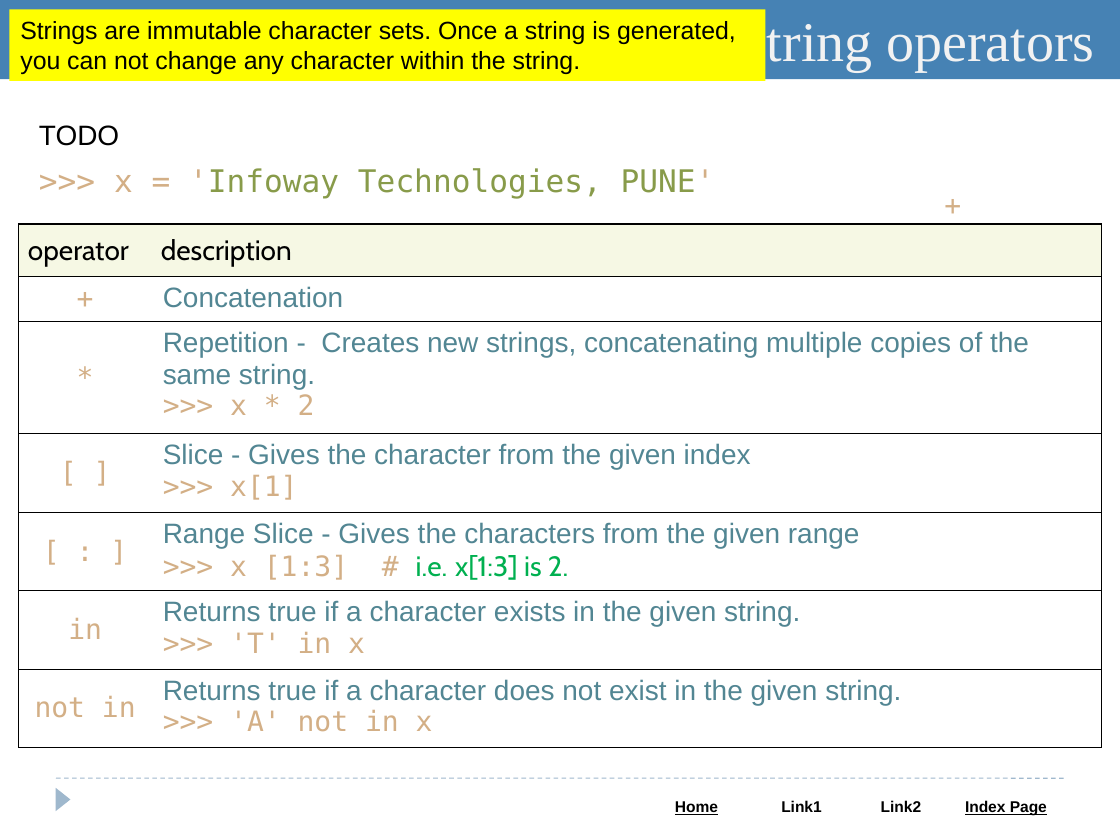
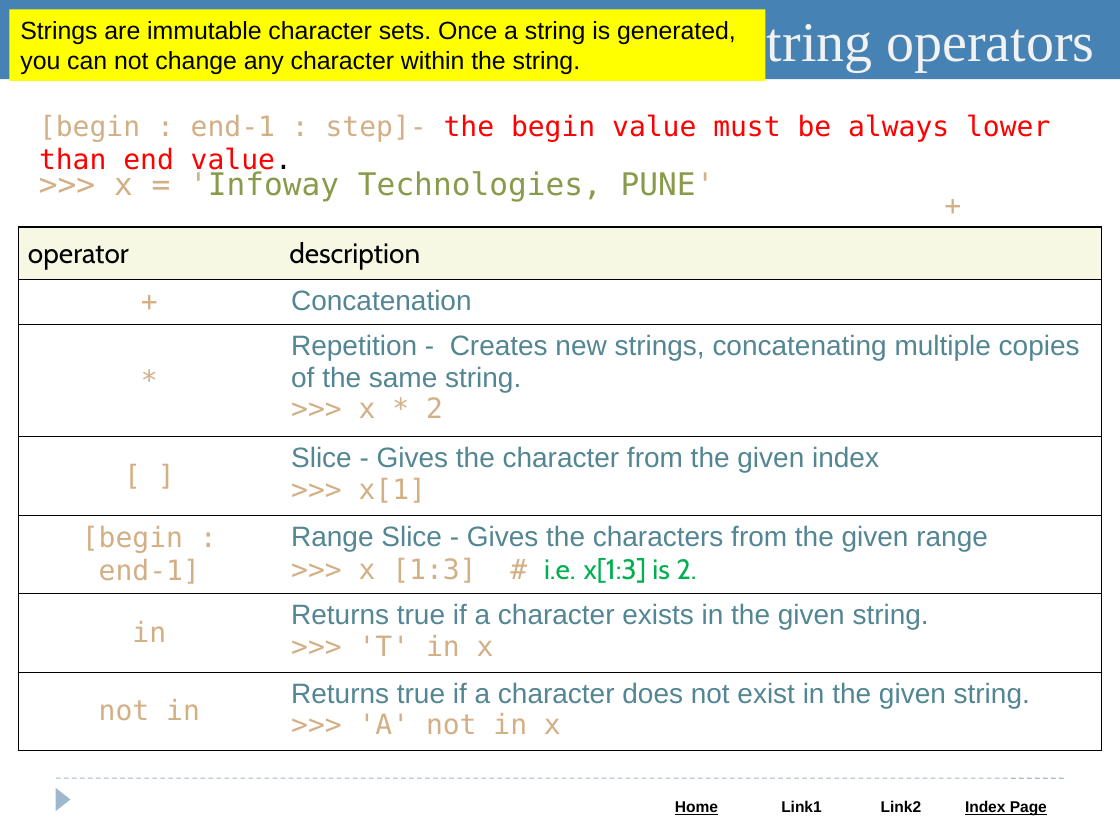
Before and after one commit to Saleel-Bagde-drive/Python-and-Web-PPTs, a slide deck: slide 14 of Python.pptx (slide 12 before the commit). Drawn at 1120x840 pixels with LibreOffice and Linux fonts; fonts in the diff are those of the drawing. Boxes give left, top, right and bottom in pixels: in the first picture for what was removed or moved away, otherwise in the second. Text is boxed around its words. In the diff, an @@ line names an element or a change of style, - is before the commit and + after.

```diff
--- a/Python.pptx
+++ b/Python.pptx
@@ text at bbox=[39, 114, 1050, 176]: text changed; font Arial to DejaVu Sans Mono; text colour #000000 to #FF0000 @@
-TODO
+[begin : end-1 : step]- the begin value must be always lower than end value.
@@ table at bbox=[19, 227, 1101, 750] @@
-row 5, column 1: [ : ]
+row 5, column 1: [begin : end-1]
```
Also in this commit, not shown: 19 other slides changed, 5 slides added.
